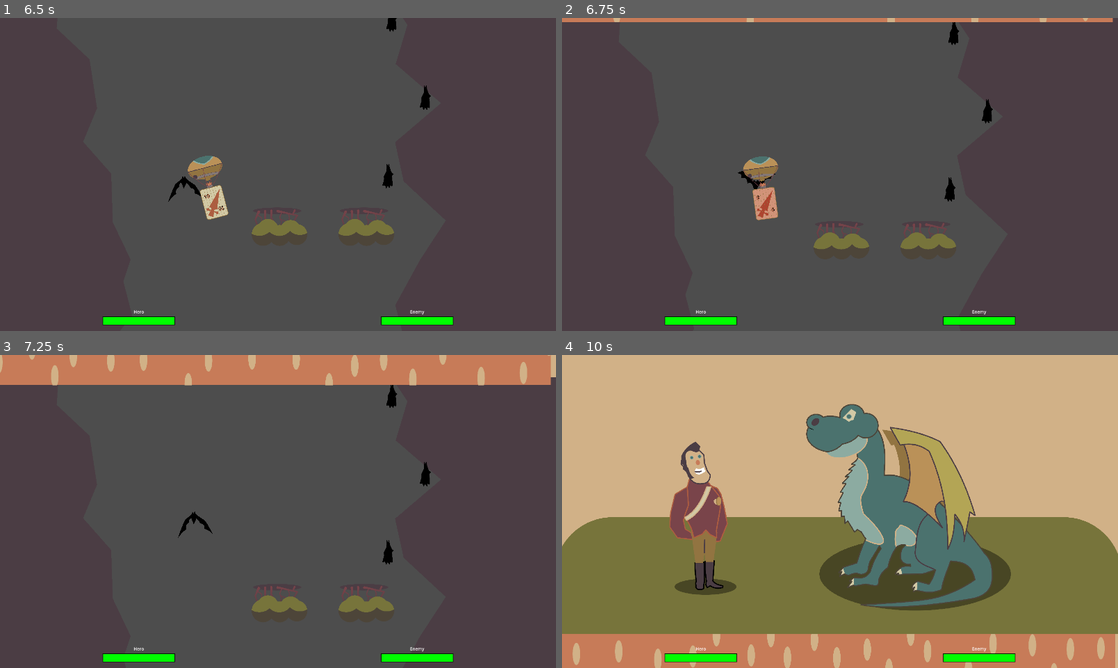
Above: before the commit, frames 1-4 (two rows, left to right).
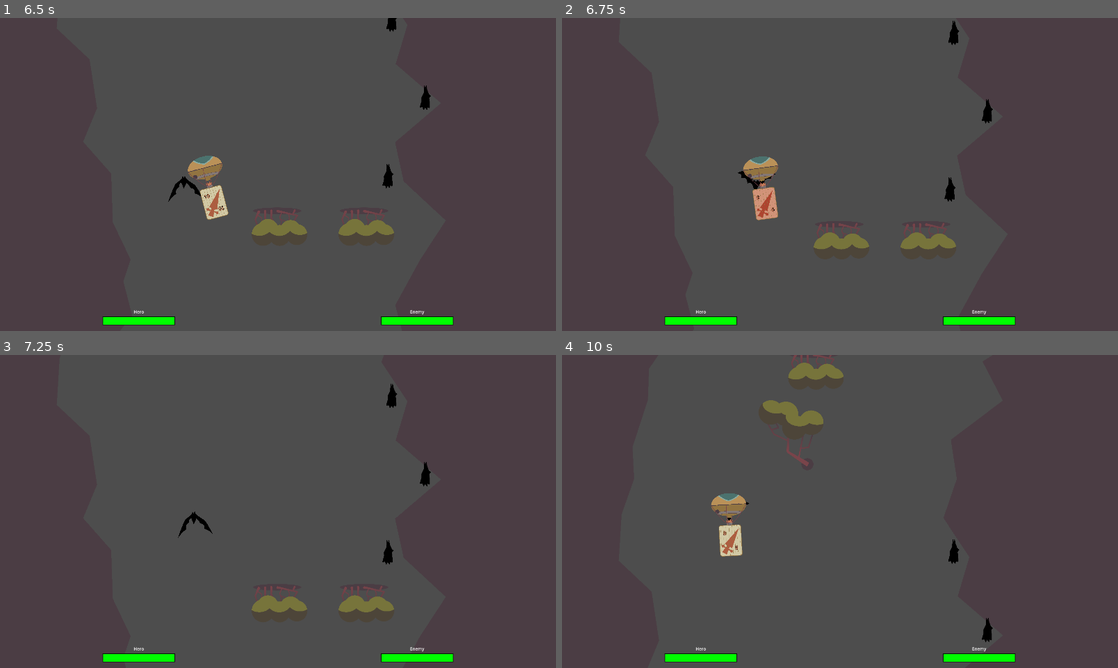
Above: after the commit, the same moments.

Repository: panorb/ludum-dare-53
Game: Godot game, scene res://world.tscn
Two runs of this game, one before a commit and one after it. Both use one fixed random seed, a clock stepped at 60 frames per second and the inputs below.
Inputs (mouse positions are in pixels of both pictures, inside the frame that each line leads up to):
- Up to frame 1 (6.5 s): click "Start Game" at 0.5 s; tap Enter (ui_accept) at 1.25, 1.52, 2.27, 3.77, 4.52, 5.27 s; move the mouse to (400, 158) at 1.27 s; press the mouse at (400, 158) at 1.28 s; move the mouse to (166, 190) at 2.02 s; release the mouse at (166, 190) at 2.03 s; click (166, 190) at 2.1 s; move the mouse to (333, 105) at 2.77 s; press the mouse at (333, 105) at 2.78 s; move the mouse to (250, 237) at 3.52 s; release the mouse at (250, 237) at 3.53 s; click (250, 237) at 3.6 s; move the mouse to (444, 221) at 4.27 s; press the mouse at (444, 221) at 4.28 s; move the mouse to (111, 127) at 5.02 s; release the mouse at (111, 127) at 5.03 s; click (111, 127) at 5.1 s; move the mouse to (305, 174) at 5.77 s; press the mouse at (305, 174) at 5.78 s
- Up to frame 2 (6.75 s): move the mouse to (756, 96) at 6.52 s; release the mouse at (756, 96) at 6.53 s; click (756, 96) at 6.6 s
- Up to frame 3 (7.25 s): tap Enter (ui_accept) at 6.77 s
- Up to frame 4 (10 s): move the mouse to (962, 495) at 7.27 s; press the mouse at (962, 495) at 7.28 s; tap Enter (ui_accept) at 7.52, 8.27, 9.77 s; move the mouse to (728, 527) at 8.02 s; release the mouse at (728, 527) at 8.03 s; click (728, 527) at 8.1 s; move the mouse to (895, 442) at 8.77 s; press the mouse at (895, 442) at 8.78 s; move the mouse to (812, 574) at 9.52 s; release the mouse at (812, 574) at 9.53 s; click (812, 574) at 9.6 s

Frame 1 is identical in both runs. In frame 2, 1.3% of the frame differs, in the area x 0-100%, y 0-2%; in frame 3, 9.5%; in frame 4, 98%, in the area x 0-100%, y 0-100%.

Commit message:
Increased cave iterations again

Diff:
--- a/godot/autoloads/globals.gd
+++ b/godot/autoloads/globals.gd
@@ -1,6 +1,6 @@
 extends Node
 
-const MAX_CAVE_ITERATIONS = 1
+const MAX_CAVE_ITERATIONS = 8
 
 const CAVE_SPEED = 12
 const BALLOON_SPEED = 10
